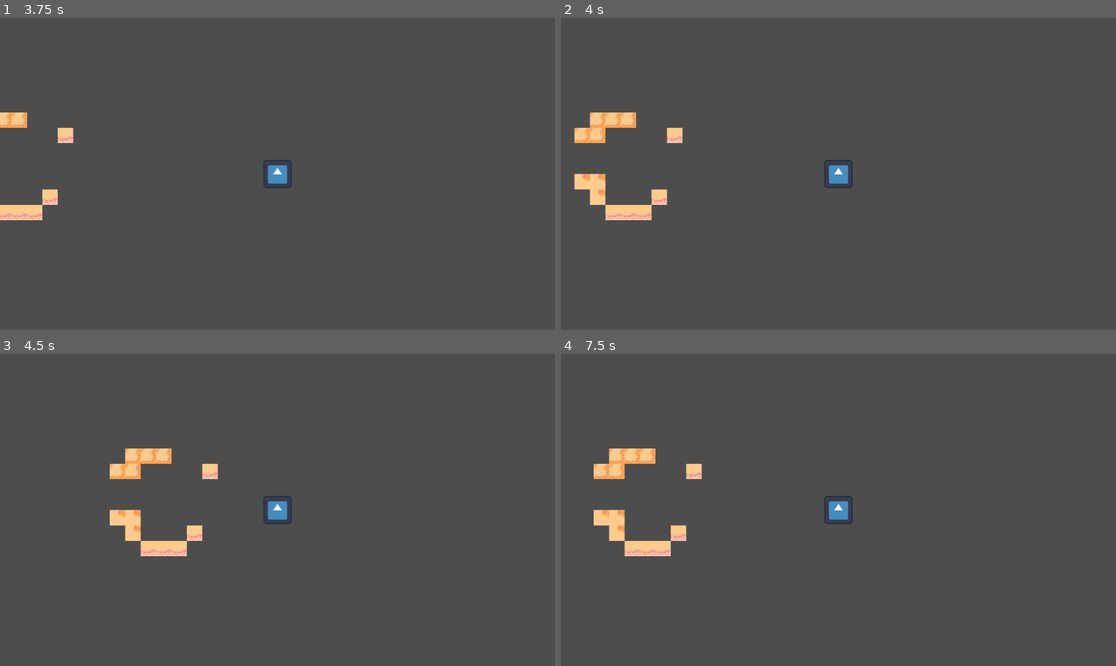
Above: before the commit, frames 1-4 (two rows, left to right).
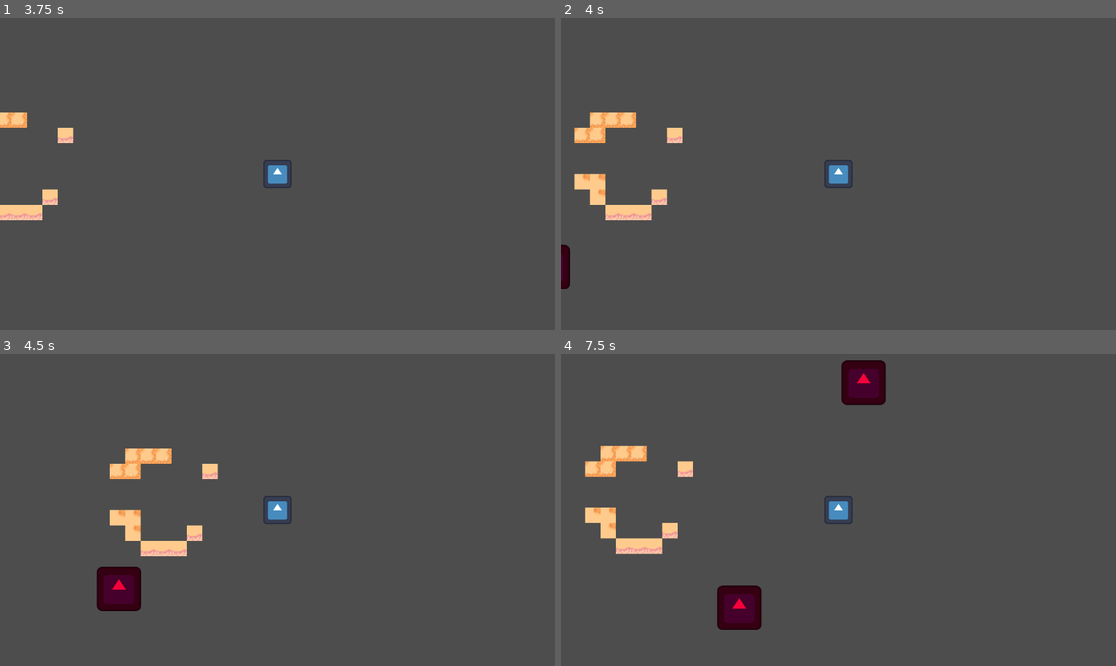
Above: after the commit, the same moments.

Repository: Vilkiy/Debt-Survivors
Game: Godot game, scene res://Assets/Scenes/Areas/Area_1.tscn
The game is run twice, just before and just after one commit, with the same random seed, the same clock (stepped at 60 frames per second) and the same inputs. The engine's default icon, where the game draws it, is replaced by a stand-in: a white triangle on a blue panel in a dark square.
Inputs:
- Up to frame 1 (3.75 s): tap Enter at 0.5 s; hold D (move_right) 0.53-1.28 s; hold S (move_down) 1.28-2.03 s; hold D (move_right) 2.03-2.78 s; hold W (move_up) 2.78-3.53 s; hold A (move_left) from 3.53 s (still down)
- Up to frame 2 (4 s): keep holding A (move_left)
- Up to frame 3 (4.5 s): keep holding A (move_left)
- Up to frame 4 (7.5 s): release A (move_left) at 5.03 s; hold S (move_down) 5.03-5.78 s; hold D (move_right) 5.78-6.53 s; hold W (move_up) 6.53-7.28 s; hold D (move_right) from 7.28 s (still down)

Frame 1 is identical in both runs. In frame 2, 0.2% of the frame differs, in the area x 0-2%, y 72-87%; in frame 3, 1.1%; in frame 4, 4.2%, in the area x 4-59%, y 2-89%.

Commit message:
Created enemy and enemy spawner/follow player script
Incomplete needs a separation force acting on the enemies so they don't clump

Diff:
--- a/Assets/Scenes/Areas/Area_1.tscn
+++ b/Assets/Scenes/Areas/Area_1.tscn
@@ -2,7 +2,7 @@
 
 [ext_resource type="Texture2D" uid="uid://0vg044ecjfxx" path="res://Assets/Sprites/TilesetFloor.png" id="1_5mka6"]
 [ext_resource type="PackedScene" uid="uid://dasbbm1bftmr2" path="res://Assets/Scenes/Player.tscn" id="2_5mka6"]
-[ext_resource type="Script" uid="uid://dwxv3hxlyy0au" path="res://Assets/Scripts/player.gd" id="3_oqn7b"]
+[ext_resource type="PackedScene" uid="uid://clcjepdcabo7c" path="res://Assets/Scenes/enemy_spawner.tscn" id="4_kf5q8"]
 
 [sub_resource type="TileSetAtlasSource" id="TileSetAtlasSource_kf5q8"]
 texture = ExtResource("1_5mka6")
@@ -475,5 +475,6 @@
 format = 2
 layer_0/tile_data = PackedInt32Array(65532, 327680, 2, 65533, 327680, 2, 131069, 327680, 2, -131076, 458752, 3, -131075, 458752, 3, -196611, 458752, 3, -196610, 458752, 3, -196609, 458752, 3, 65537, 786432, 2, 131072, 786432, 2, 196607, 786432, 2, 196606, 786432, 2, -196606, 786432, 2)
 
+[node name="EnemySpawner" parent="." unique_id=1660833515 instance=ExtResource("4_kf5q8")]
+
 [node name="CharacterBody2D" parent="." unique_id=303781923 instance=ExtResource("2_5mka6")]
-script = ExtResource("3_oqn7b")
--- /dev/null
+++ b/Assets/Scenes/Enemy.tscn
@@ -0,0 +1,30 @@
+[gd_scene format=3 uid="uid://b38kcm4gtk6tq"]
+
+[ext_resource type="Script" uid="uid://jp7472ic1s5y" path="res://Assets/Scripts/enemy.gd" id="1_oyf8h"]
+[ext_resource type="Texture2D" uid="uid://dn15d76lbtup1" path="res://icon.svg" id="2_3pmh0"]
+
+[sub_resource type="CapsuleShape2D" id="CapsuleShape2D_3pmh0"]
+radius = 18.0
+height = 44.0
+
+[sub_resource type="CapsuleShape2D" id="CapsuleShape2D_td1d5"]
+radius = 22.0
+height = 44.0
+
+[node name="Enemy" type="CharacterBody2D" unique_id=345262250 groups=["enemy"]]
+collision_layer = 3
+collision_mask = 3
+script = ExtResource("1_oyf8h")
+
+[node name="Sprite2D" type="Sprite2D" parent="." unique_id=1773107028]
+modulate = Color(0.9647059, 0.007843138, 0.22352941, 1)
+scale = Vector2(0.36000073, 0.36000073)
+texture = ExtResource("2_3pmh0")
+
+[node name="CollisionShape2D" type="CollisionShape2D" parent="." unique_id=889877522]
+shape = SubResource("CapsuleShape2D_3pmh0")
+
+[node name="Area2D" type="Area2D" parent="." unique_id=1451145990]
+
+[node name="CollisionShape2D" type="CollisionShape2D" parent="Area2D" unique_id=2030632936]
+shape = SubResource("CapsuleShape2D_td1d5")
--- a/Assets/Scenes/Player.tscn
+++ b/Assets/Scenes/Player.tscn
@@ -29,7 +29,7 @@
 [sub_resource type="CapsuleShape2D" id="CapsuleShape2D_f7qjp"]
 radius = 13.0
 
-[node name="CharacterBody2D" type="CharacterBody2D" unique_id=303781923]
+[node name="Player" type="CharacterBody2D" unique_id=303781923 groups=["player"]]
 script = SubResource("GDScript_3e2tf")
 
 [node name="Sprite2D" type="Sprite2D" parent="." unique_id=1604275509]
--- /dev/null
+++ b/Assets/Scenes/enemy_spawner.tscn
@@ -0,0 +1,10 @@
+[gd_scene format=3 uid="uid://clcjepdcabo7c"]
+
+[ext_resource type="Script" uid="uid://djxvkuw11p5jg" path="res://Assets/Scripts/enemy_spawner.gd" id="1_jsibv"]
+[ext_resource type="PackedScene" uid="uid://b38kcm4gtk6tq" path="res://Assets/Scenes/Enemy.tscn" id="2_iw8c6"]
+
+[node name="EnemySpawner" type="Node2D" unique_id=1660833515]
+script = ExtResource("1_jsibv")
+enemy_scene = ExtResource("2_iw8c6")
+
+[node name="Timer" type="Timer" parent="." unique_id=928521459]
--- /dev/null
+++ b/Assets/Scripts/enemy.gd
@@ -0,0 +1,57 @@
+extends CharacterBody2D
+
+@export var speed: float = 80.0
+@export var max_hp: int = 10
+@export var damage: int = 5
+
+var hp: int
+var player: Node2D
+
+#4 da feel
+@export var separation_distance: float = 20.0
+@export var separation_force: float = 200.0
+
+
+func _ready():
+	hp = max_hp
+	player = get_tree().get_first_node_in_group("player")
+	print("Groups:", get_groups())
+
+func _physics_process(delta):
+	if player == null:
+		return
+
+	var direction = (player.global_position - global_position).normalized()
+	var separation = get_separation_vector()
+
+	#+ seperation isnt needed but it smoothens out the feeling of their hitboxes colliding
+	velocity = direction * speed + separation
+
+	move_and_slide()
+
+func take_damage(amount: int):
+	hp -= amount
+	if hp <= 0:
+		die()
+
+func die():
+	queue_free()
+
+func _on_area_2d_area_entered(area):
+	if area.is_in_group("player"):
+		area.take_damage(damage)
+
+func get_separation_vector():
+	var push_vector = Vector2.ZERO
+
+	for body in get_tree().get_nodes_in_group("enemy"):
+		if body == self:
+			continue
+
+		var distance = global_position.distance_to(body.global_position)
+
+		if distance < separation_distance:
+			print("close")
+			push_vector += (global_position - body.global_position).normalized() * separation_force
+
+	return push_vector
--- /dev/null
+++ b/Assets/Scripts/enemy_spawner.gd
@@ -0,0 +1,26 @@
+extends Node2D
+
+@export var enemy_scene: PackedScene
+@export var spawn_radius: float = 400.0
+@export var spawn_interval: float = 2.0
+
+var player: Node2D
+
+func _ready():
+	player = get_tree().get_first_node_in_group("player")
+
+	$Timer.wait_time = spawn_interval
+	$Timer.start()
+	$Timer.timeout.connect(spawn_enemy)
+
+func spawn_enemy():
+	if player == null:
+		return
+
+	var enemy = enemy_scene.instantiate()
+
+	var angle = randf() * TAU
+	var spawn_position = player.global_position + Vector2(cos(angle), sin(angle)) * spawn_radius
+
+	enemy.global_position = spawn_position
+	get_tree().current_scene.add_child(enemy)
--- a/Assets/Scripts/player.gd
+++ b/Assets/Scripts/player.gd
@@ -1,6 +1,7 @@
 extends CharacterBody2D
 
 @export var speed := 200.0
+var hp: int = 100
 
 func _physics_process(delta):
 	var dir := Vector2.ZERO
@@ -19,3 +20,7 @@
 
 	velocity = dir * speed
 	move_and_slide()
+
+func take_damage(amount: int):
+	hp -= amount
+	print("Player HP:", hp)
--- a/project.godot
+++ b/project.godot
@@ -14,6 +14,15 @@
 run/main_scene="uid://qphiu32seeu3"
 config/features=PackedStringArray("4.6", "Forward Plus")
 config/icon="res://icon.svg"
+
+[dotnet]
+
+project/assembly_name="Debt Survivors"
+
+[global_group]
+
+player=""
+enemy=""
 
 [input]
 
Not shown, added: Assets/Scripts/enemy.gd.uid
Not shown, added: Assets/Scripts/enemy_spawner.gd.uid
